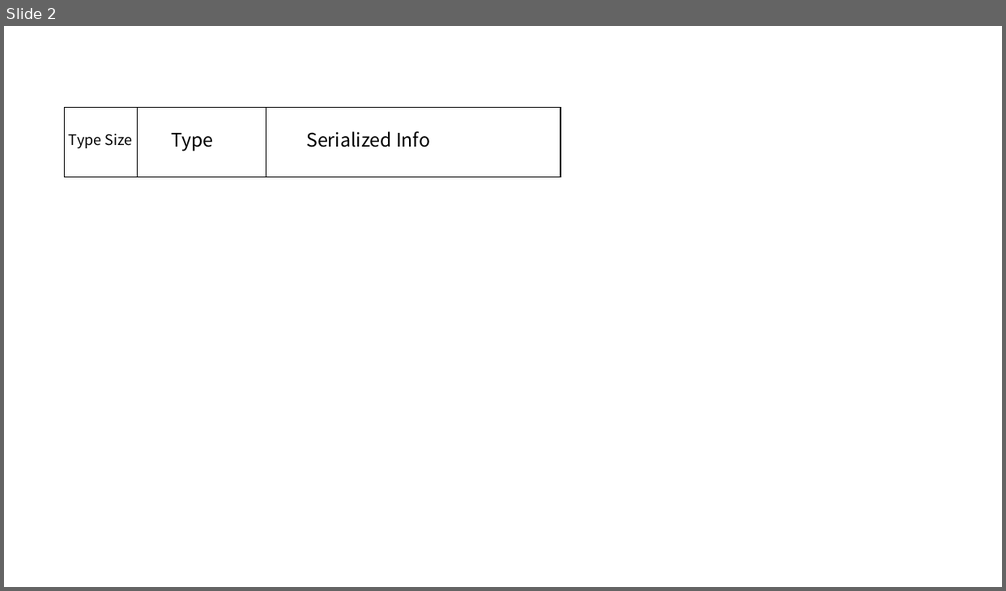
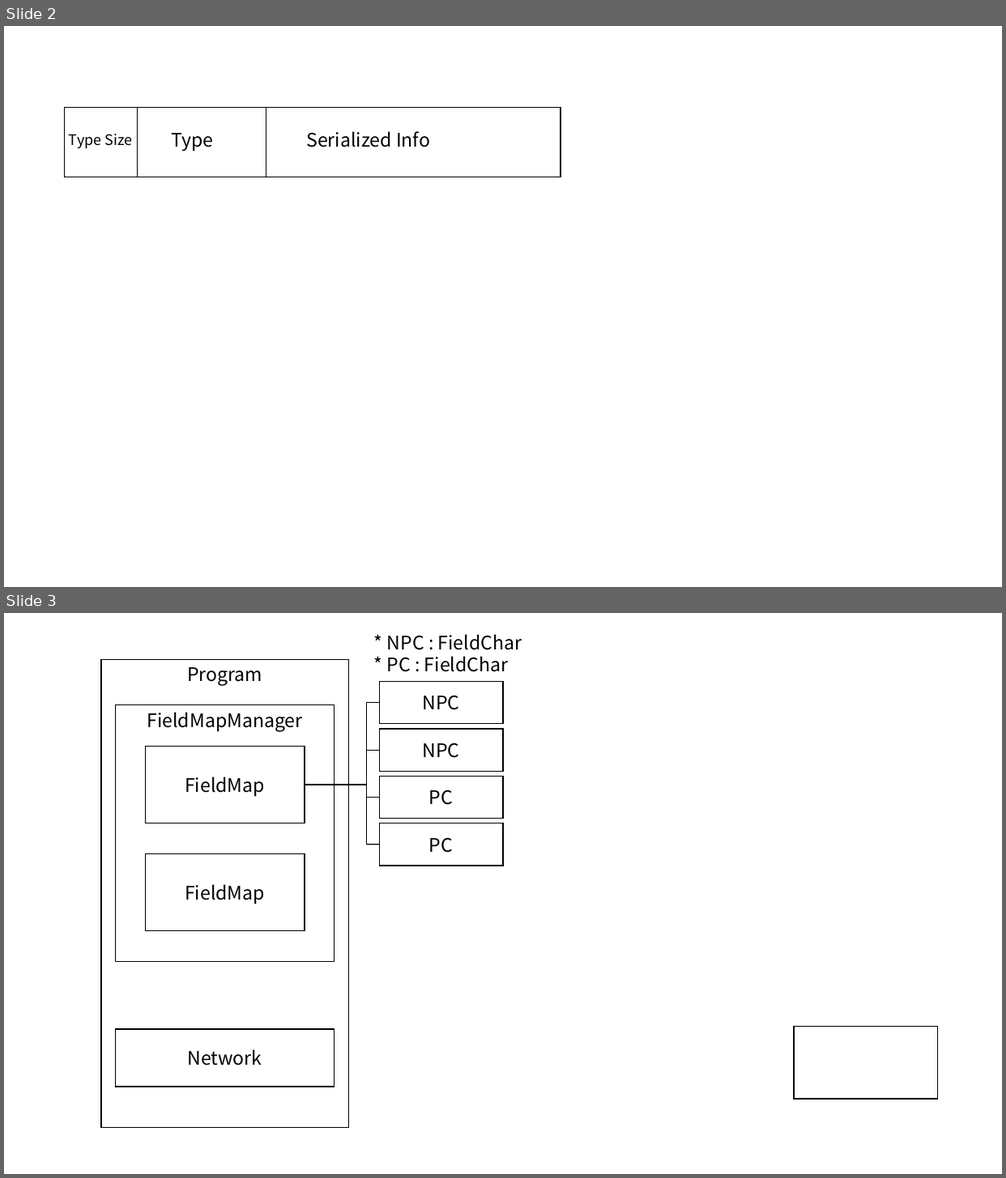
Before and after one commit to KeeJuneLim/Portfolio, a slide deck: 프레젠테이션1.pptx. Shown one above the other, each under a label of ours: slide 2 before the commit, slides 2 and 3 after it. The pictures are 1006x591 and 1006x1178 pixels, drawn with LibreOffice and Linux fonts; fonts in the diff are those of the drawing. Boxes give left, top, right and bottom in pixels: in the first picture for what was removed or moved away, otherwise in the second. Text is boxed around its words. In the diff, an @@ line names an element or a change of style, - is before the commit and + after.

```diff
--- a/프레젠테이션1.pptx
+++ b/프레젠테이션1.pptx
@@ slide 3 added at box(4, 613, 1002, 1174), background #FFFFFF @@
@@ text added at box(387, 634, 522, 672), 18 pt, text #000000 @@
+* NPC : FieldChar
+* PC : FieldChar
@@ rectangle added at box(101, 659, 348, 1128), fill #FFFFFF, outline #000000 1 pt, 18 pt, text #000000 @@
+Program
@@ rectangle added at box(379, 681, 503, 724), fill #FFFFFF, outline #000000 1 pt, 18 pt, text #000000 @@
+NPC
@@ rectangle added at box(116, 705, 334, 962), fill #FFFFFF, outline #000000 1 pt, 18 pt, text #000000 @@
+FieldMapManager
@@ line added from (379, 702) to (367, 702), #000000 1 pt @@
@@ line added from (367, 702) to (367, 845), #000000 1 pt @@
@@ rectangle added at box(379, 729, 503, 772), fill #FFFFFF, outline #000000 1 pt, 18 pt, text #000000 @@
+NPC
@@ rectangle added at box(146, 747, 305, 824), fill #FFFFFF, outline #000000 1 pt, 18 pt, text #000000 @@
+FieldMap
@@ line added from (379, 750) to (367, 750), #000000 1 pt @@
@@ rectangle added at box(379, 776, 503, 819), fill #FFFFFF, outline #000000 1 pt, 18 pt, text #000000 @@
+PC
@@ line added from (305, 785) to (367, 785), #000000 1 pt @@
@@ line added from (379, 797) to (367, 797), #000000 1 pt @@
@@ rectangle added at box(379, 824, 503, 866), fill #FFFFFF, outline #000000 1 pt, 18 pt, text #000000 @@
+PC
@@ rectangle added at box(146, 854, 305, 931), fill #FFFFFF, outline #000000 1 pt, 18 pt, text #000000 @@
+FieldMap
@@ line added from (379, 845) to (367, 845), #000000 1 pt @@
@@ rectangle added at box(116, 1029, 334, 1087), fill #FFFFFF, outline #000000 1 pt, 18 pt, text #000000 @@
+Network
@@ rectangle added at box(794, 1026, 938, 1099), fill #FFFFFF, outline #000000 1 pt @@
```
Also in this commit, not shown: 1 other slide added, 32 other files.
